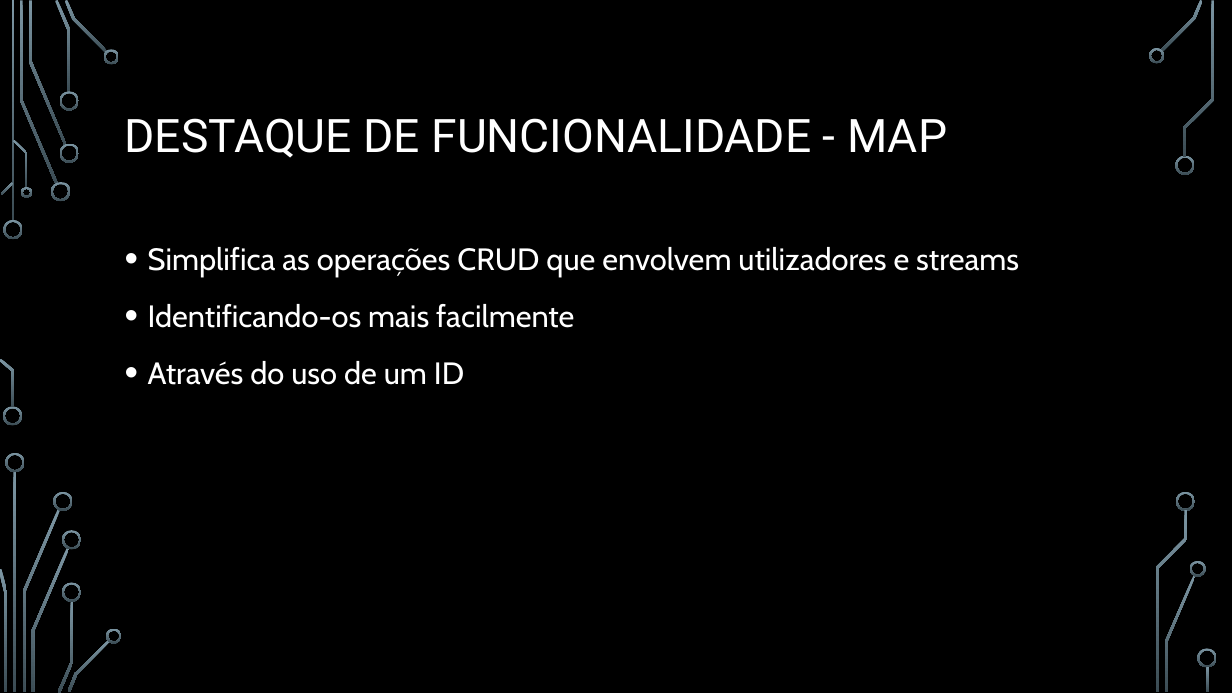
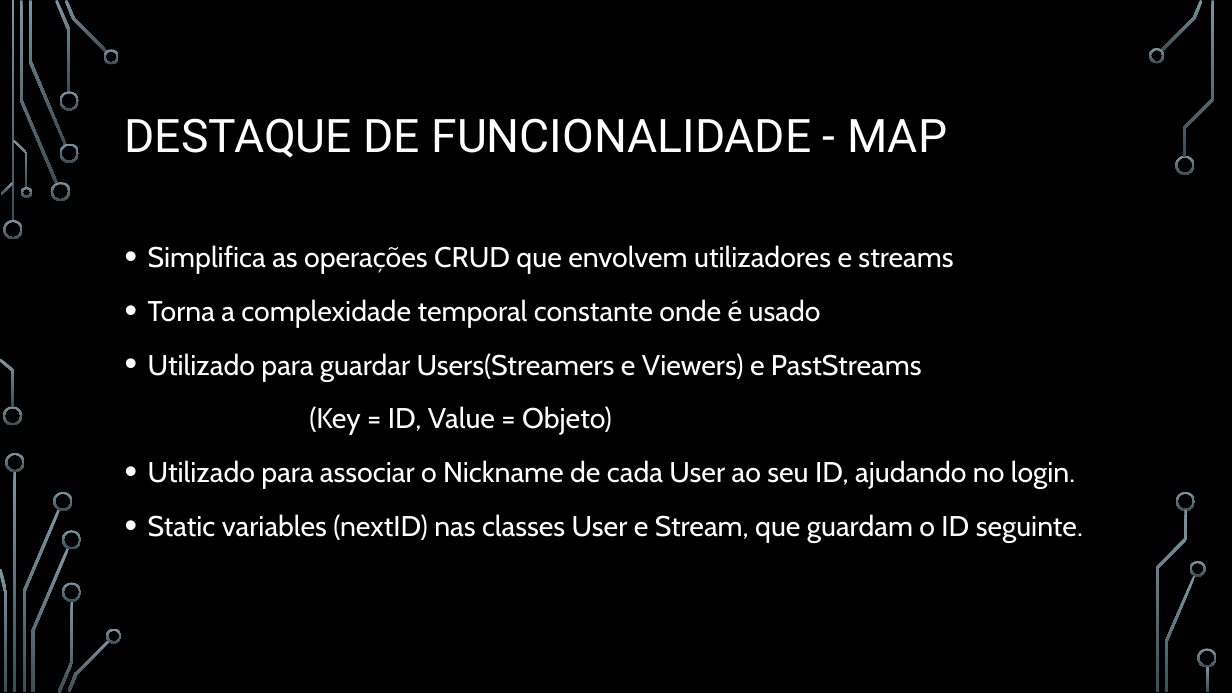
Before and after one commit to BrunoRosendo/StreamZ-AEDA-proj-, a slide deck: slide 14 of StreamZ.pptx (slide 12 before the commit). Drawn at 1232x693 pixels with LibreOffice and Linux fonts; fonts in the diff are those of the drawing; background and template pictures are left out. Boxes give left, top, right and bottom in pixels: in the first picture for what was removed or moved away, otherwise in the second. Text is boxed around its words. In the diff, an @@ line names an element or a change of style, - is before the commit and + after.

```diff
--- a/StreamZ.pptx
+++ b/StreamZ.pptx
@@ text at [148, 245, 953, 274]: size 24 to 22.2 pt in "Simplifica as operações CRUD que envolvem utilizadores ..." @@
@@ text at [148, 299, 1083, 543]: text changed; size 24 to 22.2 pt @@
-• Identificando-os mais facilmente
-• Através do uso de um ID
+• Torna a complexidade temporal constante onde é usado
+• Utilizado para guardar Users(Streamers e Viewers) e PastStreams
+(Key = ID, Value = Objeto)
+• Utilizado para associar o Nickname de cada User ao seu ID, ajudando no login.
+• Static variables (nextID) nas classes User e Stream, que guardam o ID seguinte.
```
Also in this commit, not shown: 10 other slides changed, 3 slides added, 1 slide removed.
